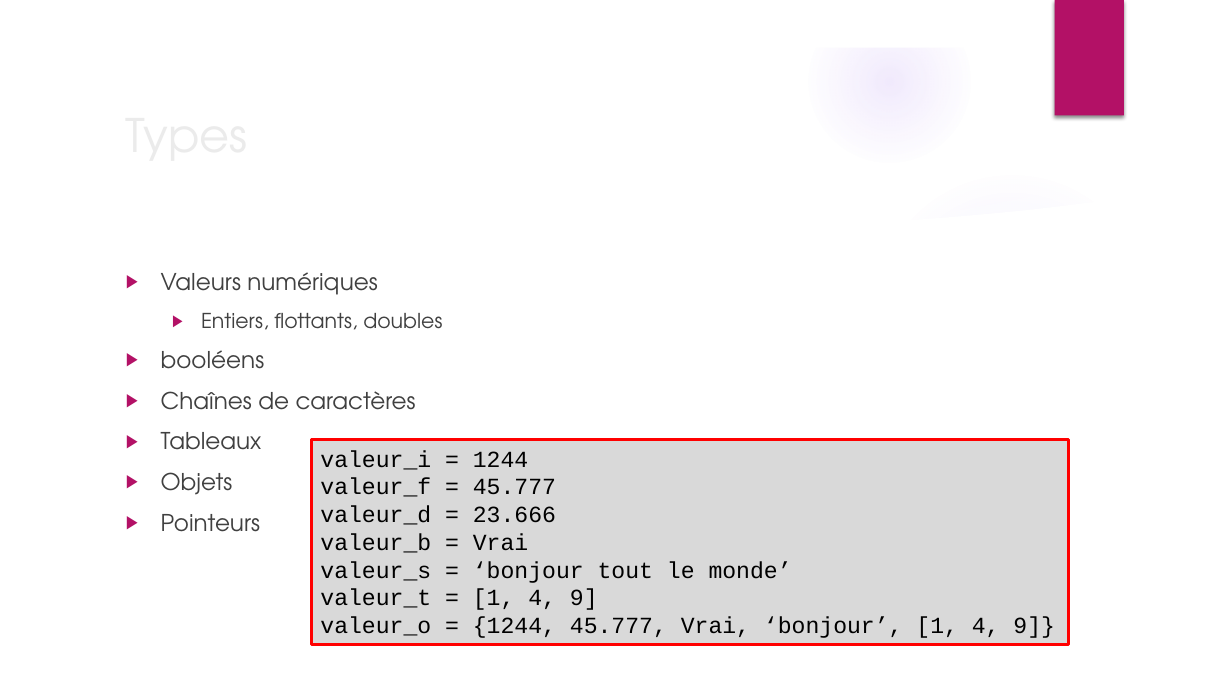
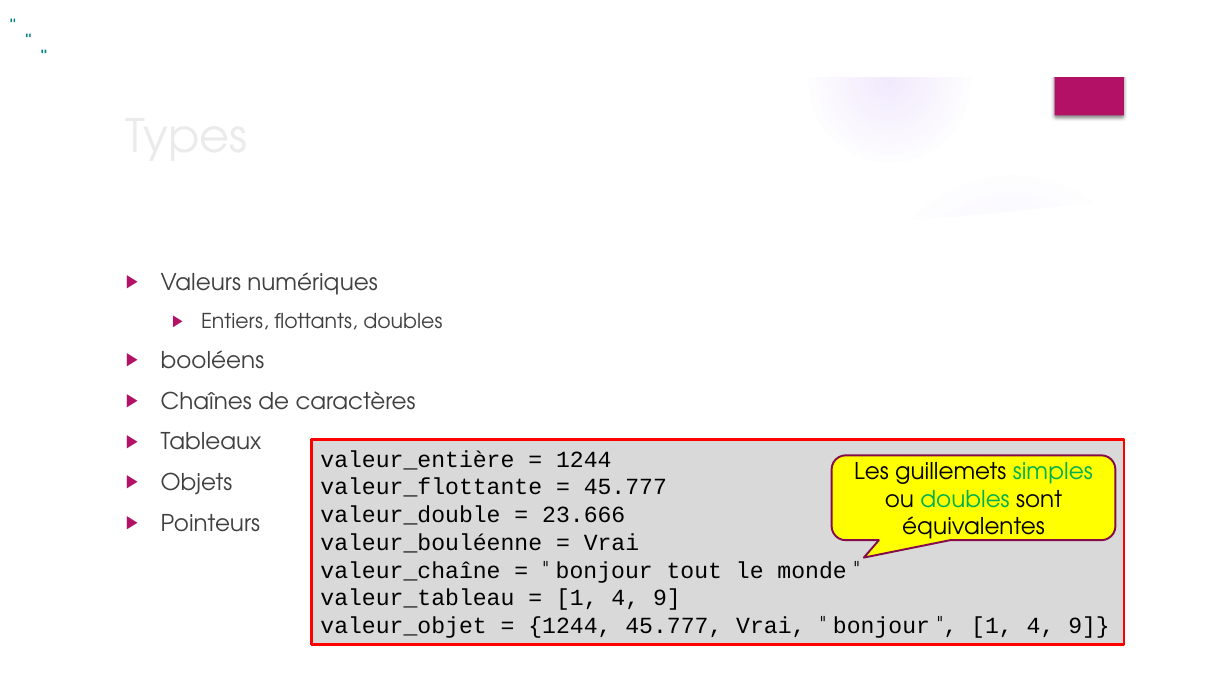
Before and after one commit to anumby-source/tutoriels, a slide deck: slide 11 of Eléments de programmation.pptx. Drawn at 1232x693 pixels with LibreOffice and Linux fonts; fonts in the diff are those of the drawing; background and template pictures are left out. Boxes give left, top, right and bottom in pixels: in the first picture for what was removed or moved away, otherwise in the second. Text is boxed around its words. In the diff, an @@ line names an element or a change of style, - is before the commit and + after.

```diff
--- a/Eléments de programmation.pptx
+++ b/Eléments de programmation.pptx
@@ text added at bbox=[0, 0, 1232, 46], 10 pt, text #008080, bold @@
+"
@@ text added at bbox=[16, 16, 1232, 62], 10 pt, text #008080, bold @@
+"
@@ text added at bbox=[30, 30, 1232, 77], 10 pt, text #008080, bold @@
+"
@@ rectangle "valeur_entière = 1244": place and size @@
-rectangle "valeur_entière = 1244" at bbox=[311, 440, 1068, 645]
+rectangle "valeur_entière = 1244" at bbox=[311, 440, 1125, 645]
@@ text in rectangle at bbox=[320, 450, 1110, 638]: text changed @@
-valeur_i = 1244
-valeur_f = 45.777
-valeur_d = 23.666
-valeur_b = Vrai
-valeur_s = ‘bonjour tout le monde’
-valeur_t = [1, 4, 9]
-valeur_o = {1244, 45.777, Vrai, ‘bonjour’, [1, 4, 9]}
+valeur_entière = 1244
+valeur_flottante = 45.777
+valeur_double = 23.666
+valeur_bouléenne = Vrai
+valeur_chaîne = " bonjour tout le monde "
+valeur_tableau = [1, 4, 9]
+valeur_objet = {1244, 45.777, Vrai, " bonjour ", [1, 4, 9]}
@@ rounded speech box added at bbox=[832, 456, 1116, 541], fill #FFFF00, outline #840D4B 1.5 pt, 18 pt, text #000000 @@
+Les guillemets simples ou doubles sont équivalentes
```
Also in this commit, not shown: 6 other slides changed, 1 other file.
